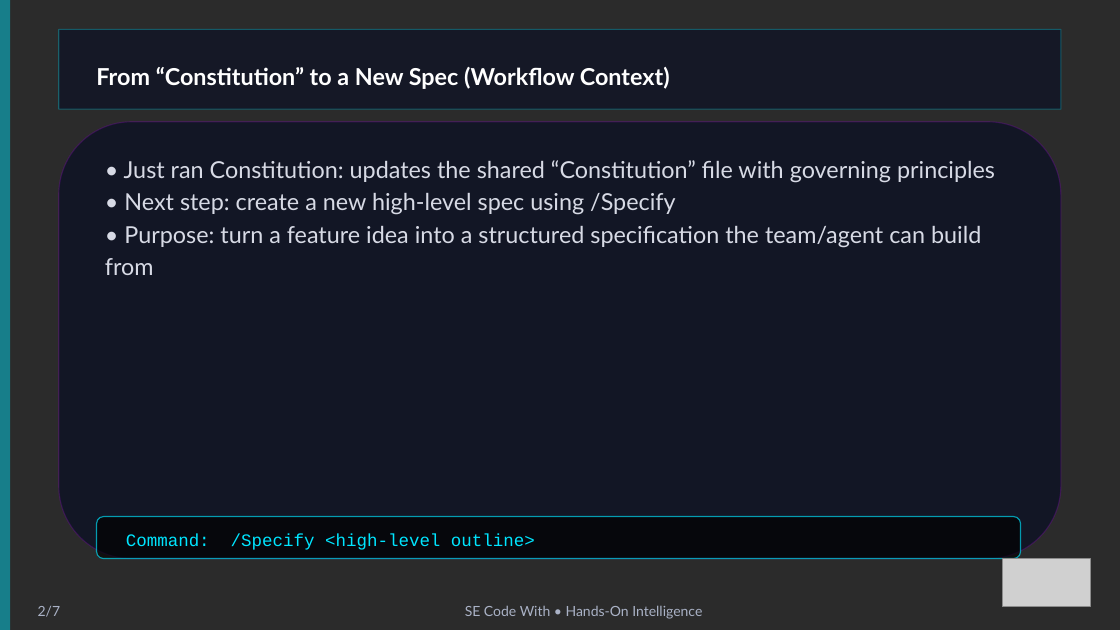
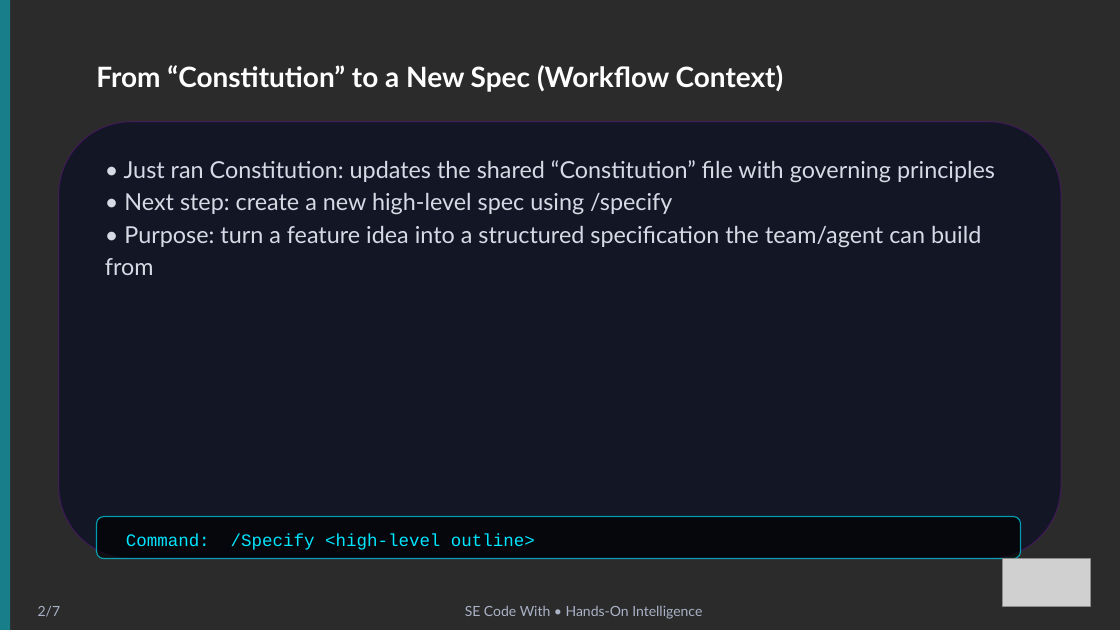
Before and after one commit to joelborellis/HOK-project-starter-GHCP, a slide deck: slide 2 of Day_2/slides/Day_2_Specify_slides.pptx. Drawn at 1120x630 pixels with LibreOffice and Linux fonts; fonts in the diff are those of the drawing; grey boxes stand for pictures; background and template pictures are left out; a plain dark background stands for a picture behind light text. Boxes give left, top, right and bottom in pixels: in the first picture for what was removed or moved away, otherwise in the second. Text is boxed around its words. In the diff, an @@ line names an element or a change of style, - is before the commit and + after.

Commit message:
Added powerpoint slides for constitution and specify

```diff
--- a/Day_2/slides/Day_2_Specify_slides.pptx
+++ b/Day_2/slides/Day_2_Specify_slides.pptx
@@ rectangle removed at bbox=[59, 29, 1061, 109] @@
@@ text "From “Constitution” to a New ..." at bbox=[96, 65, 784, 92]: size 20 to 24 pt @@
@@ text at bbox=[124, 193, 672, 215]: text changed @@
-• Next step: create a new high-level spec using /Specify
+• Next step: create a new high-level spec using /specify
```
Also in this commit, not shown: 1 other slide changed.
